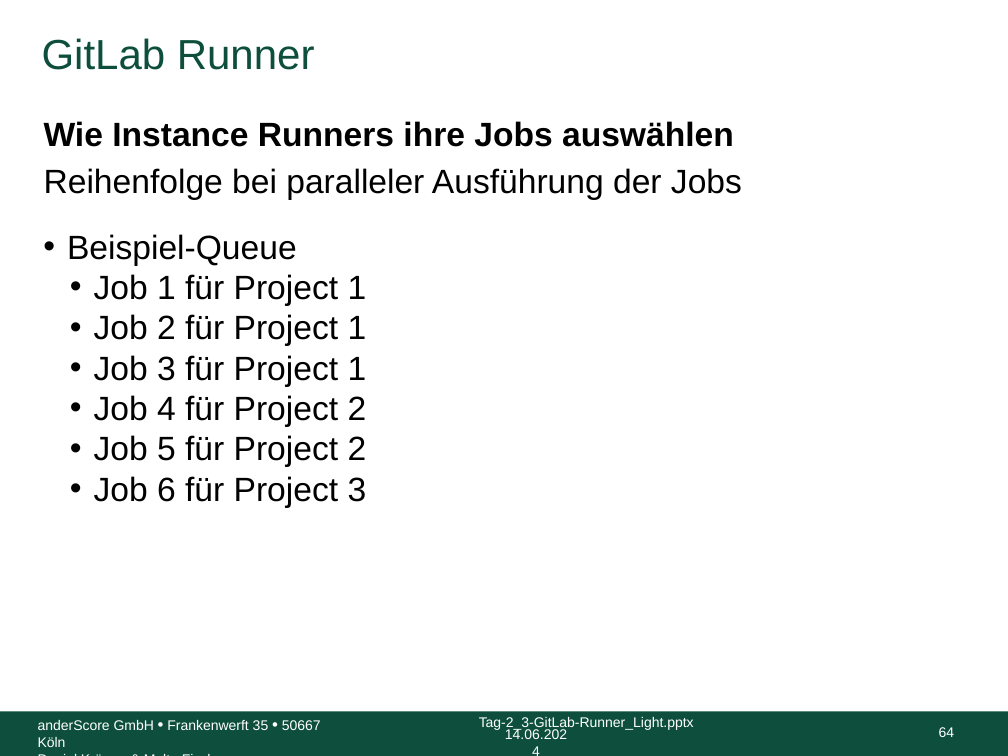
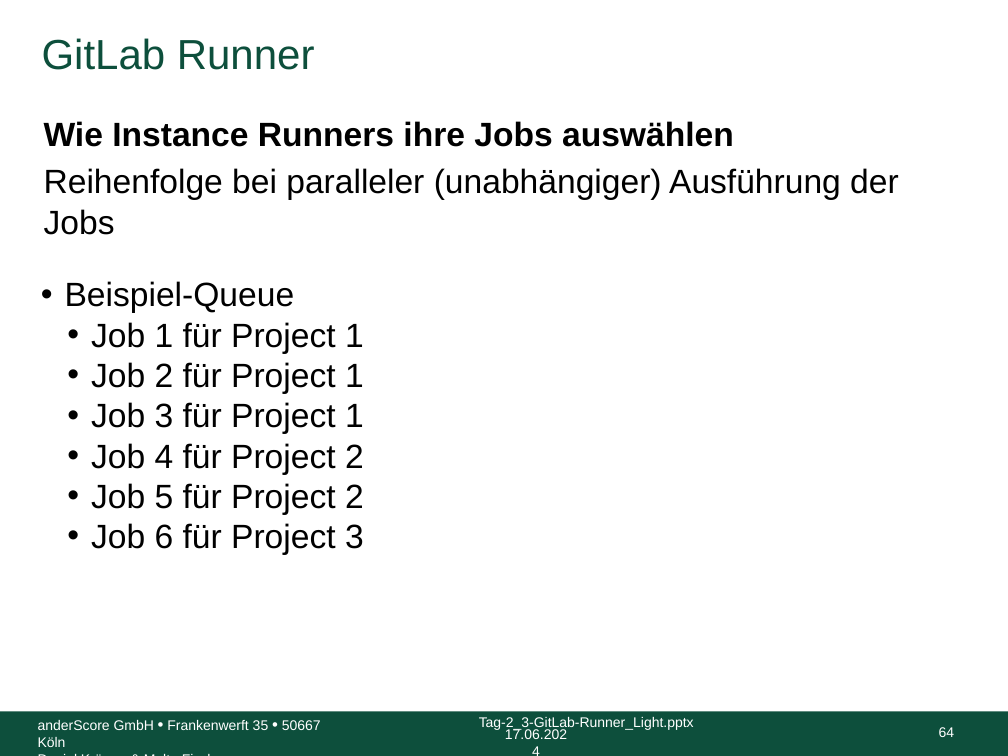
Before and after one commit to anderscore-gmbh/gitlab, a slide deck: slide 64 of slides/Tag-2_3-GitLab-Runner.pptx. Drawn at 1008x756 pixels with LibreOffice and Linux fonts; fonts in the diff are those of the drawing; background and template pictures are left out. Boxes give left, top, right and bottom in pixels: in the first picture for what was removed or moved away, otherwise in the second. Text is boxed around its words. In the diff, an @@ line names an element or a change of style, - is before the commit and + after.

```diff
--- a/slides/Tag-2_3-GitLab-Runner.pptx
+++ b/slides/Tag-2_3-GitLab-Runner.pptx
@@ text at bbox=[44, 168, 899, 235]: text changed @@
-Reihenfolge bei paralleler Ausführung der Jobs
+Reihenfolge bei paralleler (unabhängiger) Ausführung der Jobs
@@ text "Beispiel-Queue": place and size @@
-text "Beispiel-Queue" at bbox=[67, 234, 367, 508]
+text "Beispiel-Queue" at bbox=[65, 281, 364, 555]
@@ text at bbox=[505, 729, 567, 739]: text changed @@
-14.06.2024
+17.06.2024
```
Also in this commit, not shown: 99 other slides changed, 4 other files.
